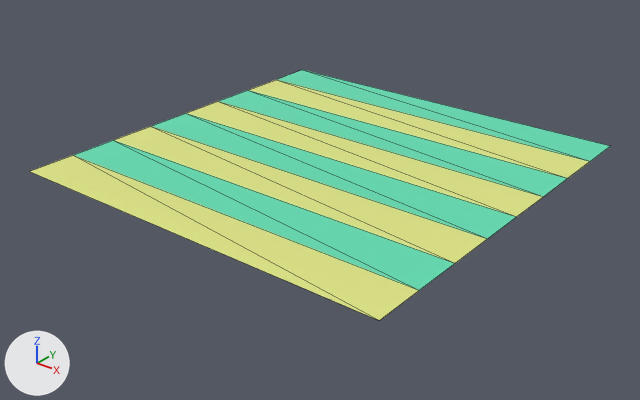
What one commit did to the FBX model Assets/Model/Stage/StageT1.fbx.
One viewpoint serves both versions: a camera (50 mm lens) standing at (6.08, -7.79, 4.23) and looking at (0.04, -0.23, -0.46). Every picture has the same lights, and +X, +Y and +Z are marked at lower left. Mesh edges are drawn as thin lines. Where no turn or scale is listed for an object, it has been applied to the vertices. Vertices at the same position are counted once.

Objects in the first picture: '立方体.002'.
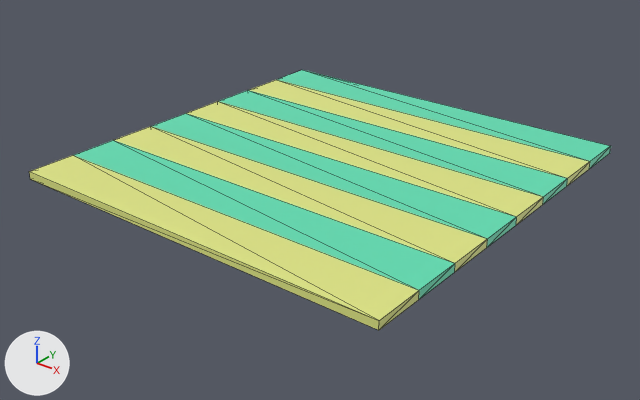
Pixel boxes (x1, y1, x2, y2) of what changed, in the pictures (640 x 400 px):
'立方体.002', reshaped: before (29, 70, 610, 320); after (29, 70, 611, 330)
part 1 of me_立方体_002, added (yellow): after (29, 146, 611, 330)

The change in detail:
me_立方体_002 is used by ob_立方体_002; location (0.0, 0.0, 0.0).
me_立方体_002 had 18 vertices, 16 faces and spanned x -2.5..2.5, y -2.5..2.5, z 0.0.
me_立方体_002 now has 36 vertices, 68 faces and spans x -2.5..2.5, y -2.5..2.5, z -0.1..0.0.
Part 1, on me_立方体_002:
18 new vertices lie (0.0, 0.0, -0.1) away from vertices in x -2.5..2.5, y -2.5..2.5, z 0.0.
26 new faces join them, mat_material_003 (green #61e0b4).
26 new faces join them, mat_material_004 (yellow #e1e785).
